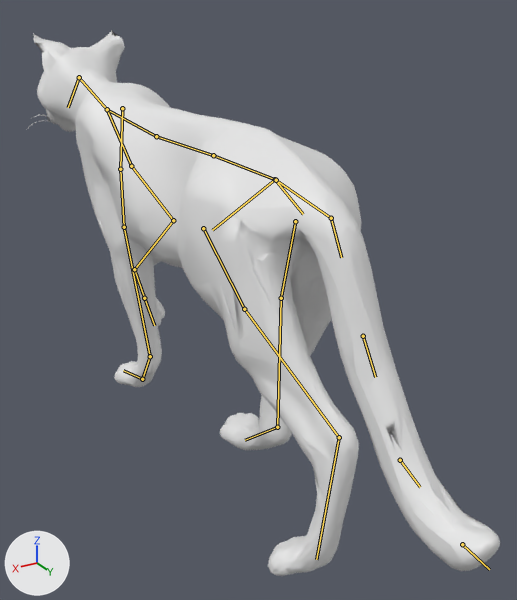
The glTF model 42/media/models_X/Skinned/KWC_Bobcat.glb: old version first, new version second.
The view is the same before and after, from a 50 mm lens placed at (0.249, 0.473, 0.358), pointed at (-0.024, 0.018, 0.131). Every picture has the same lights, and +X, +Y and +Z are marked at lower left. The picture after the commit comes second. Both versions are drawn at frame 0 of the action 'Rac_ClimbDown'; the numbers are the values there. The bones that change, and the others that lie on the model, are drawn over the model as lines.

Objects in the first picture: 'output_unwrapped'.
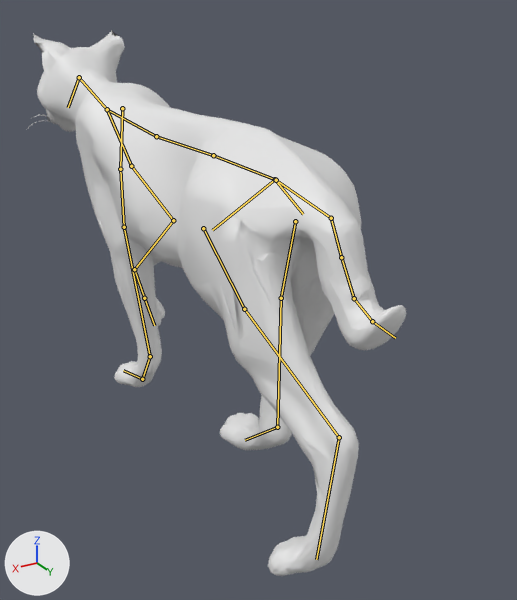
Pixel boxes [x1, y1, x2, y2] of what changed, in the pictures (517 x 600 px):
'output_unwrapped', posed (20% narrower)
    before: [28, 30, 500, 576]
    after: [28, 30, 406, 576]
bone 'tail02', root to tip
    before: (363, 336) to (375, 377)
    after: (341, 257) to (354, 298)
bone 'tail03', root to tip
    before: (400, 460) to (420, 487)
    after: (354, 298) to (372, 321)
bone 'tail04', root to tip
    before: (462, 544) to (489, 569)
    after: (372, 321) to (395, 338)

Edits to the bpy script that builds the scene:
```text
Change bone_tail02:
    where bone_tail02 = bpy.data.objects['KWR_Bobcat_Rig'].pose.bones['tail02']  # child of 'tail01'
    bone_tail02.location: (-0.001, 0.049, 0.003) -> (0.0, 0.0, 0.0)
Change bone_tail03:
    where bone_tail03 = bpy.data.objects['KWR_Bobcat_Rig'].pose.bones['tail03']  # child of 'tail02'
    bone_tail03.location: (-0.019, 0.043, 0.019) -> (0.0, 0.0, 0.0)
Change bone_tail04:
    where bone_tail04 = bpy.data.objects['KWR_Bobcat_Rig'].pose.bones['tail04']  # child of 'tail03'
    bone_tail04.location: (-0.008, 0.036, 0.008) -> (0.0, 0.0, 0.0)
```
